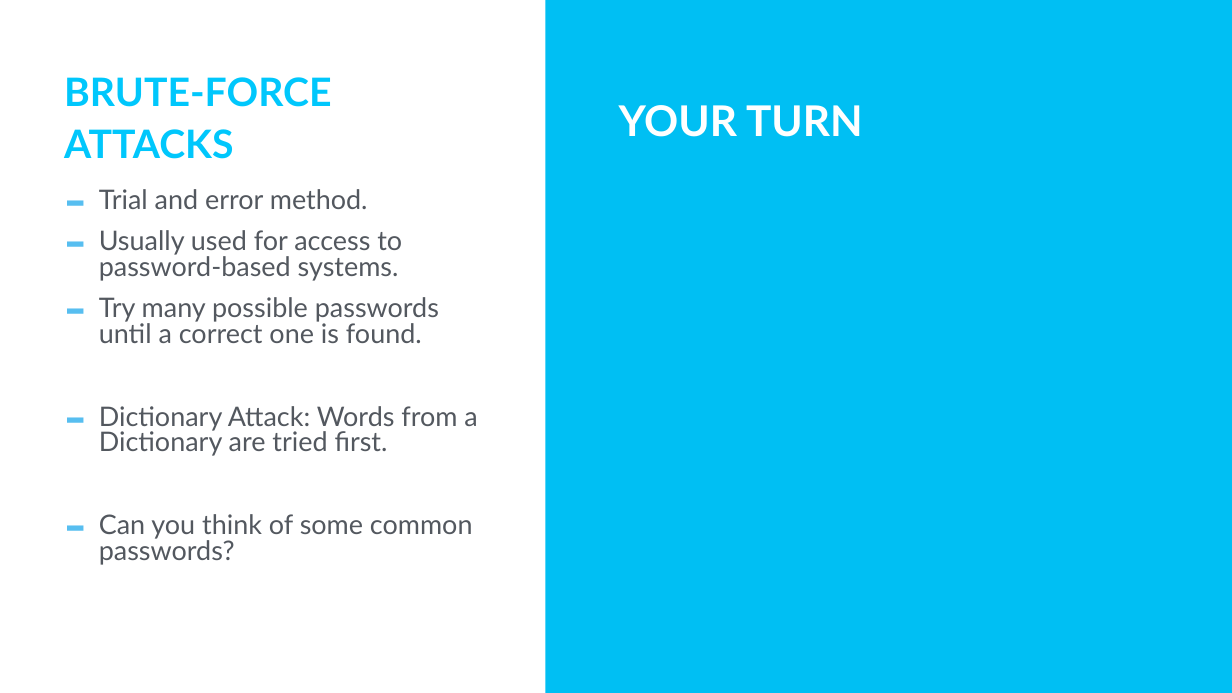
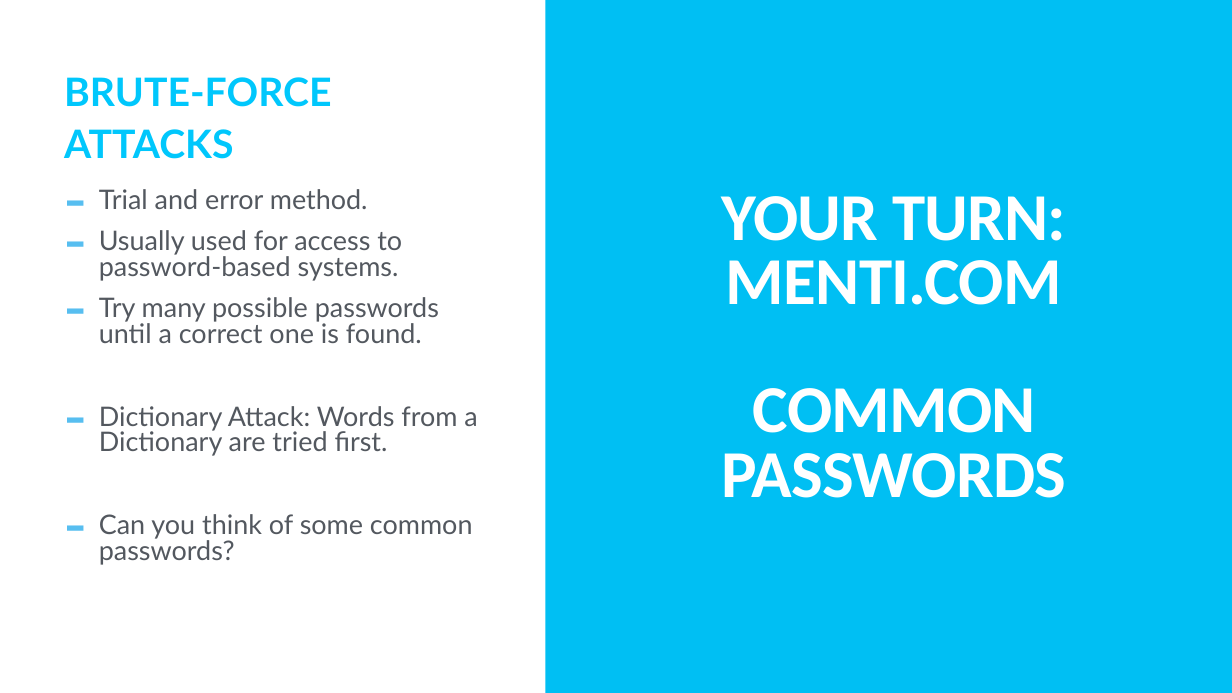
Before and after one commit to TommyWoodley/teaching, a slide deck: slide 8 of Y10/Attacks/AttacksPresentation.pptx (slide 6 before the commit). Drawn at 1232x693 pixels with LibreOffice and Linux fonts; fonts in the diff are those of the drawing. Boxes give left, top, right and bottom in pixels: in the first picture for what was removed or moved away, otherwise in the second. Text is boxed around its words. In the diff, an @@ line names an element or a change of style, - is before the commit and + after.

```diff
--- a/Y10/Attacks/AttacksPresentation.pptx
+++ b/Y10/Attacks/AttacksPresentation.pptx
@@ text removed at [619,105,863,137] @@
-YOUR TURN
@@ title added at [721,196,1066,498], 104.4 pt, text #FFFFFF, bold @@
+YOUR TURN:
+MENTI.COM
+COMMON PASSWORDS
```
Also in this commit, not shown: 1 other slide changed, 2 slides added, 5 other files.
